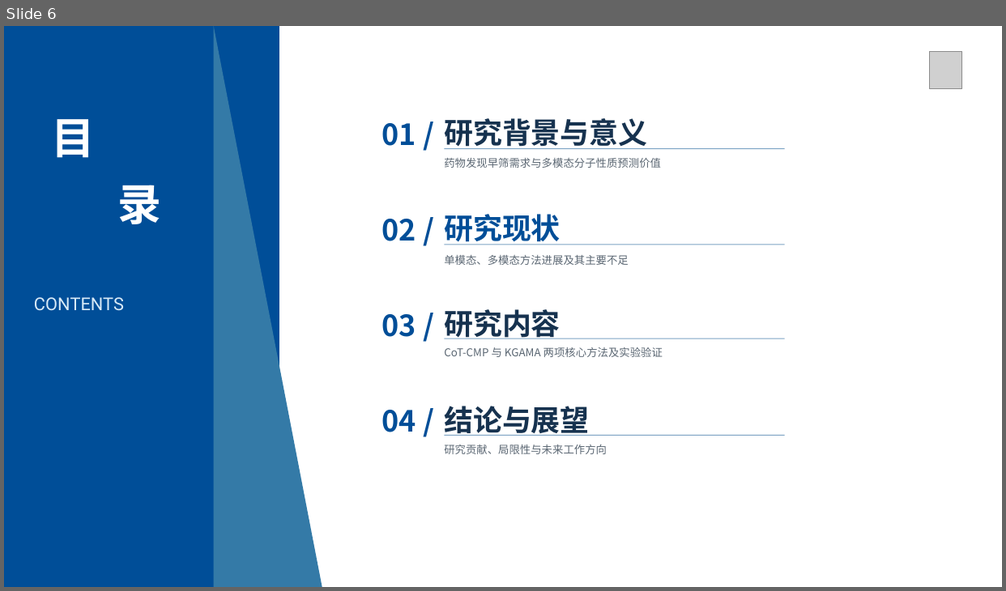
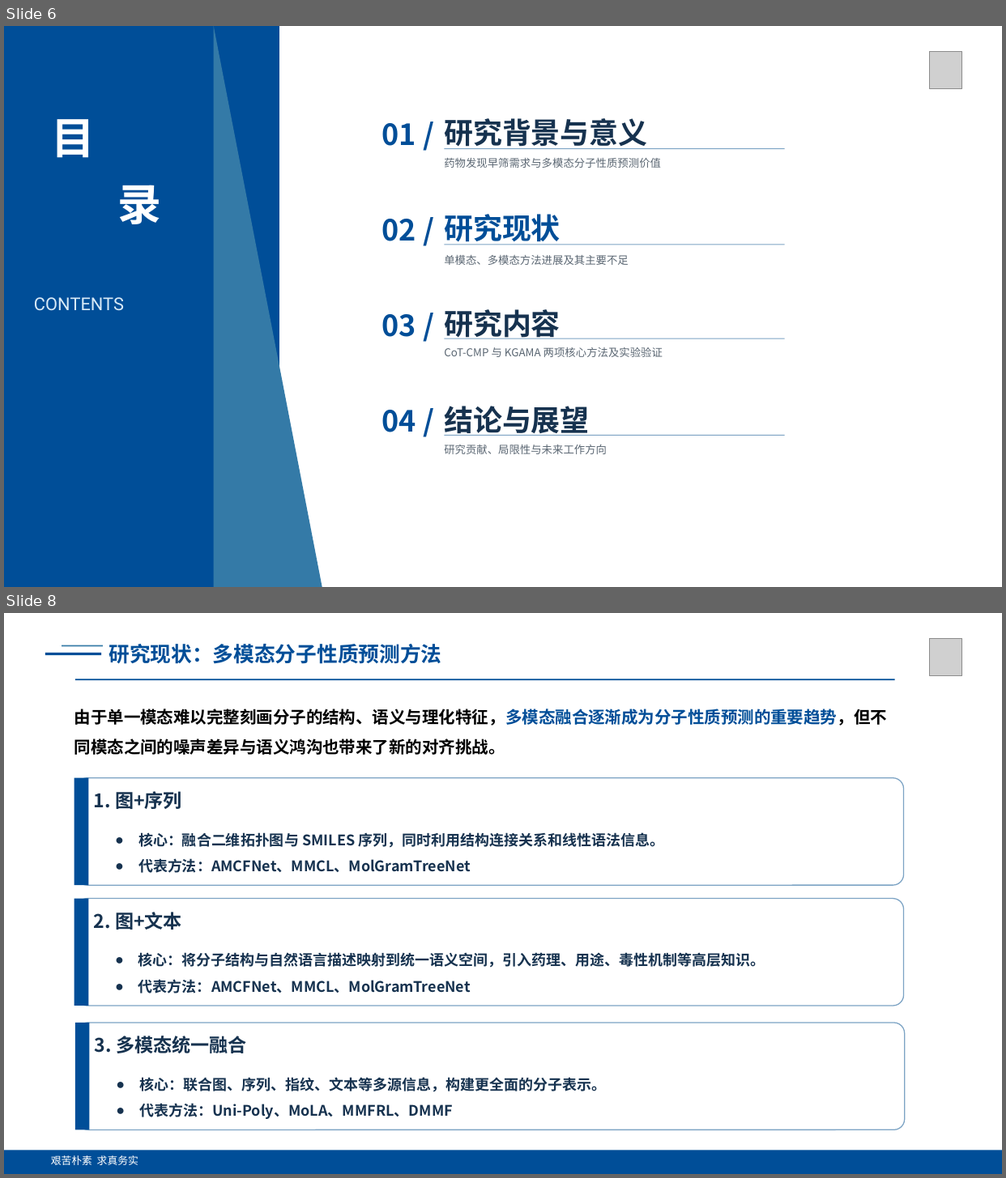
Before and after one commit to fanshuaiyao/BYFinall, a slide deck: 答辩/ppt/基于多模态学习的药物分子性质预测研究_答辩PPT.pptx. Shown one above the other, each under a label of ours: slide 6 before the commit, slides 6 and 8 after it; the slides between them are not shown. The pictures are 1006x591 and 1006x1178 pixels, drawn with LibreOffice and Linux fonts; fonts in the diff are those of the drawing; grey boxes stand for pictures; background and template pictures are left out. Boxes give left, top, right and bottom in pixels: in the first picture for what was removed or moved away, otherwise in the second. Text is boxed around its words. In the diff, an @@ line names an element or a change of style, - is before the commit and + after.

```diff
--- a/答辩/ppt/基于多模态学习的药物分子性质预测研究_答辩PPT.pptx
+++ b/答辩/ppt/基于多模态学习的药物分子性质预测研究_答辩PPT.pptx
@@ slide 8 added at [4, 613, 1002, 1174], background picture (left out) @@
@@ rectangle added at [45, 653, 101, 656], fill #004E98 @@
@@ rectangle added at [62, 645, 103, 647], fill #347AA7 @@
@@ text added at [108, 644, 441, 664], 20 pt, text #004E98, bold @@
+研究现状：多模态分子性质预测方法
@@ picture added at [929, 638, 962, 676] @@
@@ rectangle added at [75, 679, 895, 680], fill #004E98 @@
@@ text added at [74, 709, 888, 755], 16 pt, text #000000, bold @@
+由于单一模态难以完整刻画分子的结构、语义与理化特征，多模态融合逐渐成为分子性质预测的重要趋势，但不同模态之间的噪声差异与语义鸿沟也带来了新的对齐挑战。
@@ rectangle added at [74, 777, 88, 884], fill #004E98 @@
@@ rounded rectangle added at [77, 777, 904, 884], fill #FFFFFF, outline #7CA3C4 1 pt @@
@@ text added at [94, 791, 182, 809], 18 pt, text #16324F, bold @@
+1. 图+序列
@@ text added at [138, 833, 665, 873], 14 pt, text #16324F, bold @@
+● 核心：融合二维拓扑图与 SMILES 序列，同时利用结构连接关系和线性语法信息。
+● 代表方法：AMCFNet、MMCL、MolGramTreeNet
@@ rectangle added at [74, 899, 88, 1006], fill #004E98 @@
@@ rounded rectangle added at [77, 899, 904, 1006], fill #FFFFFF, outline #7CA3C4 1 pt @@
@@ text added at [94, 912, 182, 930], 18 pt, text #16324F, bold @@
+2. 图+文本
@@ text added at [138, 952, 765, 994], 14 pt, text #16324F, bold @@
+● 核心：将分子结构与自然语言描述映射到统一语义空间，引入药理、用途、毒性机制等高层知识。
+● 代表方法：AMCFNet、MMCL、MolGramTreeNet
@@ rectangle added at [75, 1023, 89, 1131], fill #004E98 @@
@@ rounded rectangle added at [78, 1023, 905, 1131], fill #FFFFFF, outline #7CA3C4 1 pt @@
@@ text added at [95, 1036, 247, 1054], 18 pt, text #16324F, bold @@
+3. 多模态统一融合
@@ text added at [139, 1077, 606, 1119], 14 pt, text #16324F, bold @@
+● 核心：联合图、序列、指纹、文本等多源信息，构建更全面的分子表示。
+● 代表方法：Uni-Poly、MoLA、MMFRL、DMMF
@@ rectangle added at [4, 1151, 1002, 1174], fill #004E98 @@
@@ text added at [51, 1156, 138, 1165], 10 pt, text #FFFFFF @@
+艰苦朴素 求真务实
```
Also in this commit, not shown: 12 slides changed, 9 other slides added, 2 slides removed, 28 other files.
